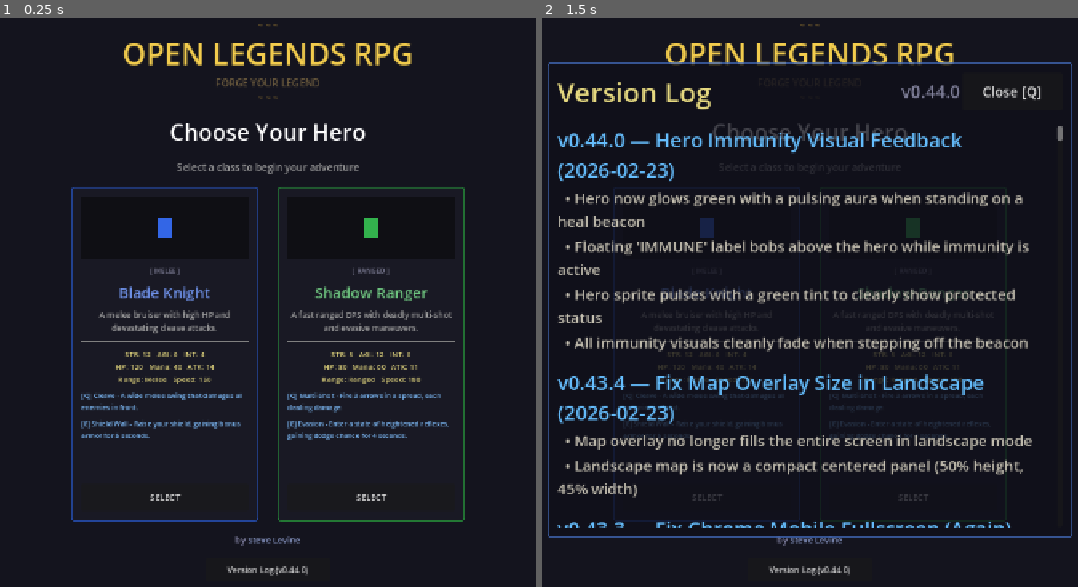
Above: before the commit, frames 1-2 (left to right).
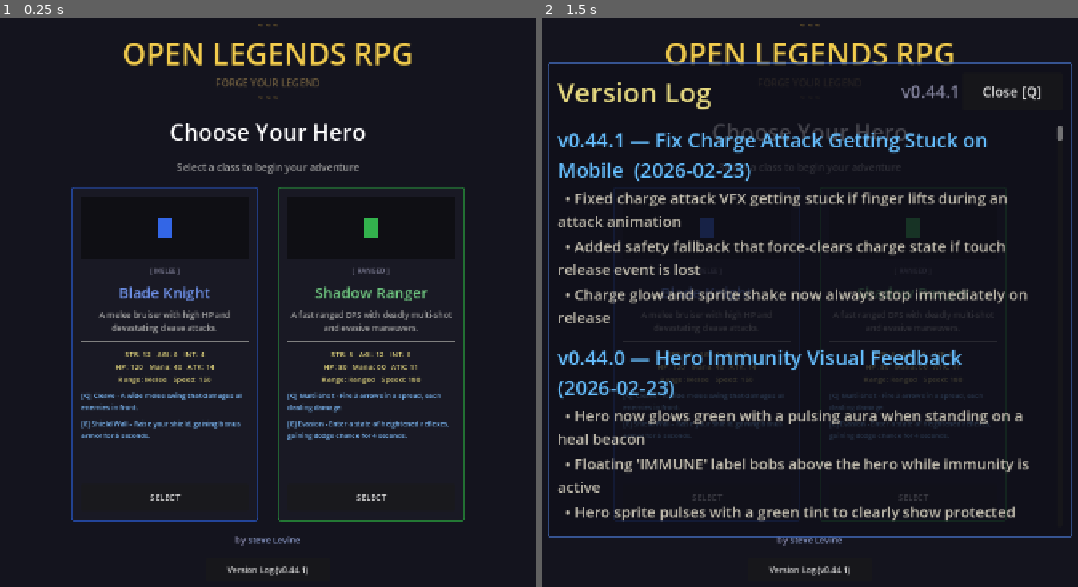
Above: after the commit, the same moments.

Repository: slxny/legends-open-rpg
Game: Godot game, scene res://scenes/main.tscn
Same seed, same stepped clock (60 frames per second), same inputs: the game is played once before the commit and once after it.
Inputs:
- Up to frame 1 (0.25 s): no input
- Up to frame 2 (1.5 s): click "Version Log (v0.44.0)" (after the commit: "Version Log (v0.44.1)") at 0.5 s; click "SELECT" at 1.25 s

The runs differ from the first frame. In frame 1, less than 0.1% of the frame differs, in the area x 56-58%, y 96-98%; in frame 2, 13%, in the area x 2-92%, y 11-98%.

Commit message:
Fix charge attack VFX getting stuck on mobile
Two issues caused the charge glow/shake to loop forever:
1. The release code required `not _is_attack_animating`, so lifting
   your finger during a basic attack animation left _is_charging true
   and the VFX running. Now VFX always stops on release — only the
   charged slash itself waits for the animation to finish.
2. On mobile browsers, touch release events can be swallowed by the OS
   (notifications, focus loss). Added a safety check that force-clears
   charge state when no input is held but _is_charging is still true.

https://claude.ai/code/session_01L3b9EJLMRKJDXXWSLJCZYh

Diff:
--- a/scenes/player/player.gd
+++ b/scenes/player/player.gd
@@ -434,12 +434,19 @@
 				if not _is_charging and _charge_time < CHARGE_GRACE:
 					_try_manual_attack()
 		else:
-			if _is_charging and not _is_attack_animating:
+			if _is_charging:
 				_is_charging = false
 				_stop_charge_vfx()
-				var is_ranged = hero_class == "shadow_ranger"
-				_try_special_attack(SpecialAttack.SNIPER_SHOT if is_ranged else SpecialAttack.CHARGED_SLASH)
+				if not _is_attack_animating:
+					var is_ranged = hero_class == "shadow_ranger"
+					_try_special_attack(SpecialAttack.SNIPER_SHOT if is_ranged else SpecialAttack.CHARGED_SLASH)
 			_charge_time = 0.0
+
+	# Safety: force-clear stuck charge if touch release was lost (browser/OS swallowed it)
+	if _is_charging and not Input.is_action_pressed("attack") and not _mobile_attack_held:
+		_is_charging = false
+		_stop_charge_vfx()
+		_charge_time = 0.0
 
 	# Procedural screen shake tick
 	if _shake_time_left > 0.0:
--- a/scenes/ui/changelog_dialog.gd
+++ b/scenes/ui/changelog_dialog.gd
@@ -9,9 +9,19 @@
 var _is_visible: bool = false
 var _is_mobile: bool = false
 
-const GAME_VERSION := "v0.44.0"
+const GAME_VERSION := "v0.44.1"
 
 const CHANGELOG: Array[Dictionary] = [
+	{
+		"version": "v0.44.1",
+		"title": "Fix Charge Attack Getting Stuck on Mobile",
+		"date": "2026-02-23",
+		"entries": [
+			"Fixed charge attack VFX getting stuck if finger lifts during an attack animation",
+			"Added safety fallback that force-clears charge state if touch release event is lost",
+			"Charge glow and sprite shake now always stop immediately on release",
+		]
+	},
 	{
 		"version": "v0.44.0",
 		"title": "Hero Immunity Visual Feedback",
